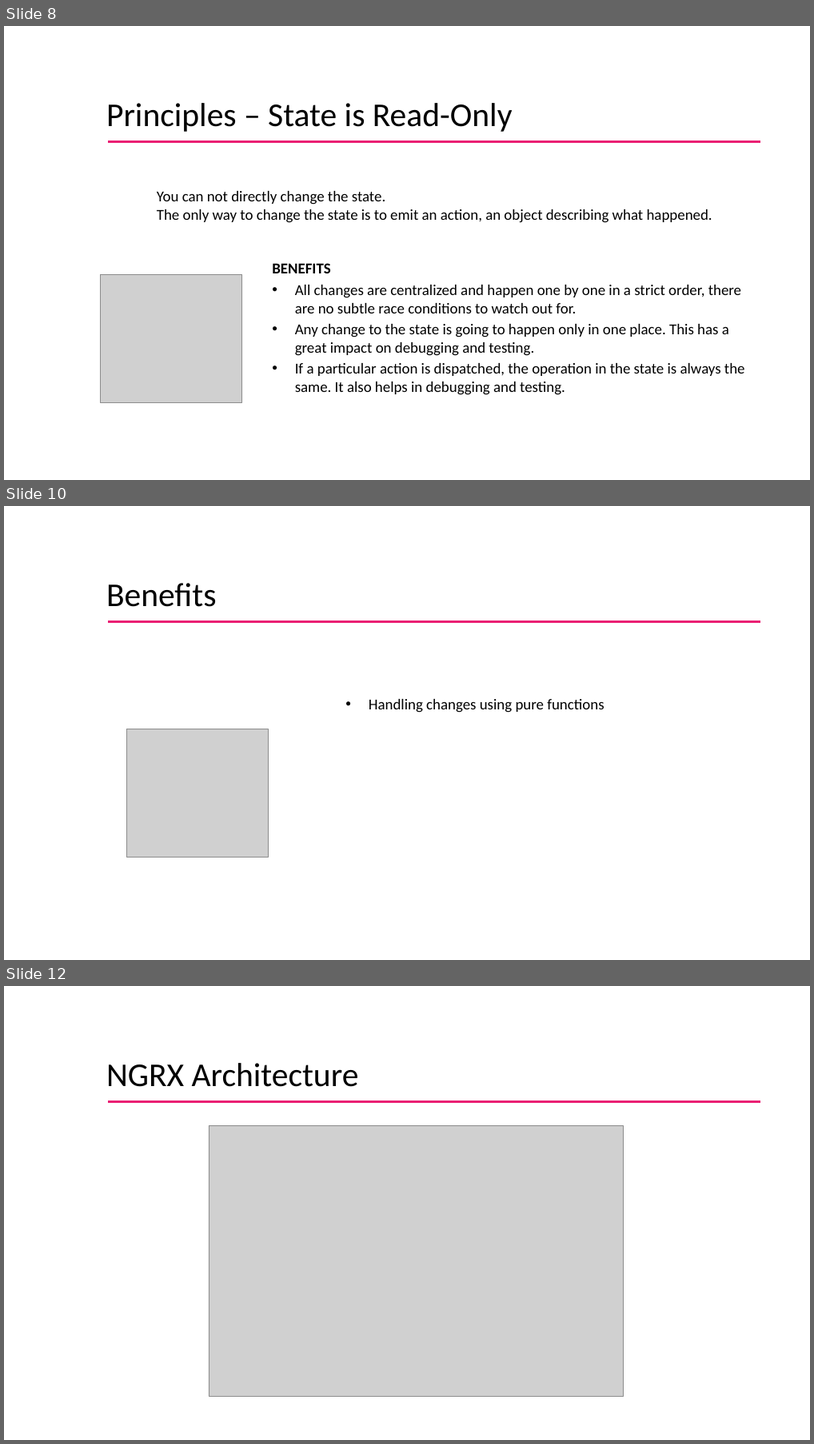
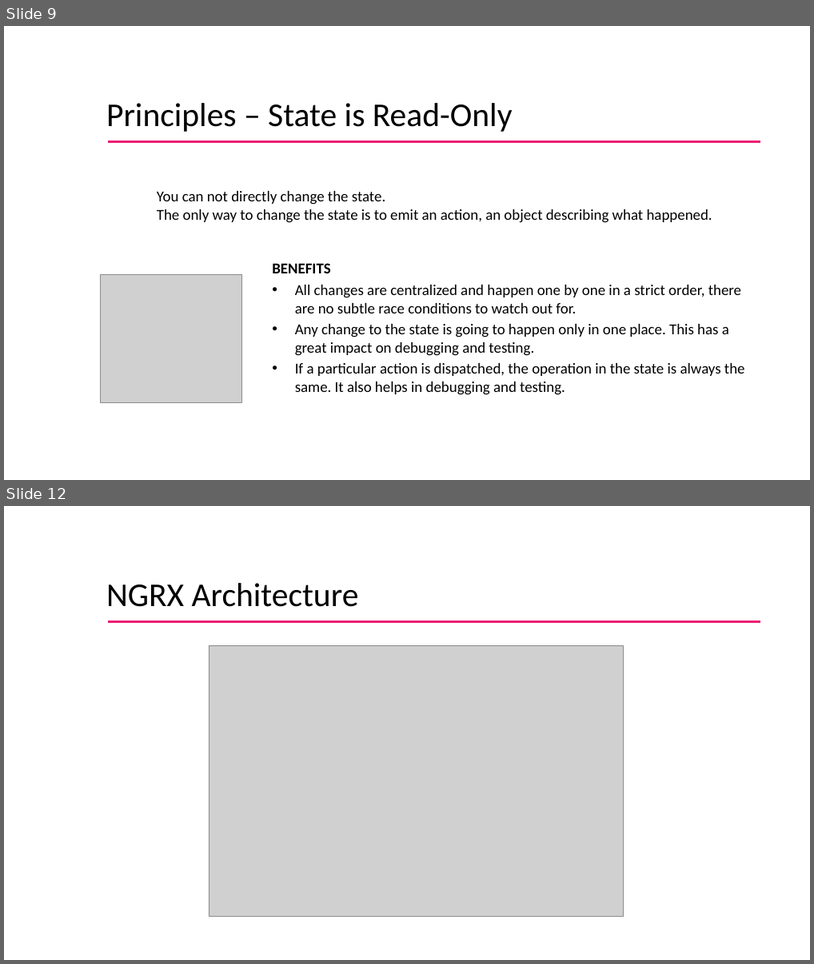
Before and after one commit to rkrandhir/globalForm, a slide deck: NGRX_tech_session.pptx. Shown one above the other, each under a label of ours: slides 8, 10 and 12 before the commit, slides 9 and 12 after it; the slides between them are not shown. The pictures are 814x1444 and 814x964 pixels, drawn with LibreOffice and Linux fonts; fonts in the diff are those of the drawing; grey boxes stand for pictures; background and template pictures are left out. Boxes give left, top, right and bottom in pixels: in the first picture for what was removed or moved away, otherwise in the second. Text is boxed around its words. In the diff, an @@ line names an element or a change of style, - is before the commit and + after.

```diff
--- a/NGRX_tech_session.pptx
+++ b/NGRX_tech_session.pptx
@@ slide 10 removed at (4,506,810,960), background #FFFFFF @@
@@ title removed at (106,583,217,607) @@
-Benefits
@@ line removed from (109, 621) to (761, 621) @@
@@ text removed at (369,699,604,712) @@
-• Handling changes using pure functions
@@ picture removed at (127,729,268,857) @@
@@ page number removed at (614,924,785,949) @@
-10
@@ what was slide 8 is now slide 9 @@
```
Also in this commit, not shown: 2 slides changed, 2 slides added.
